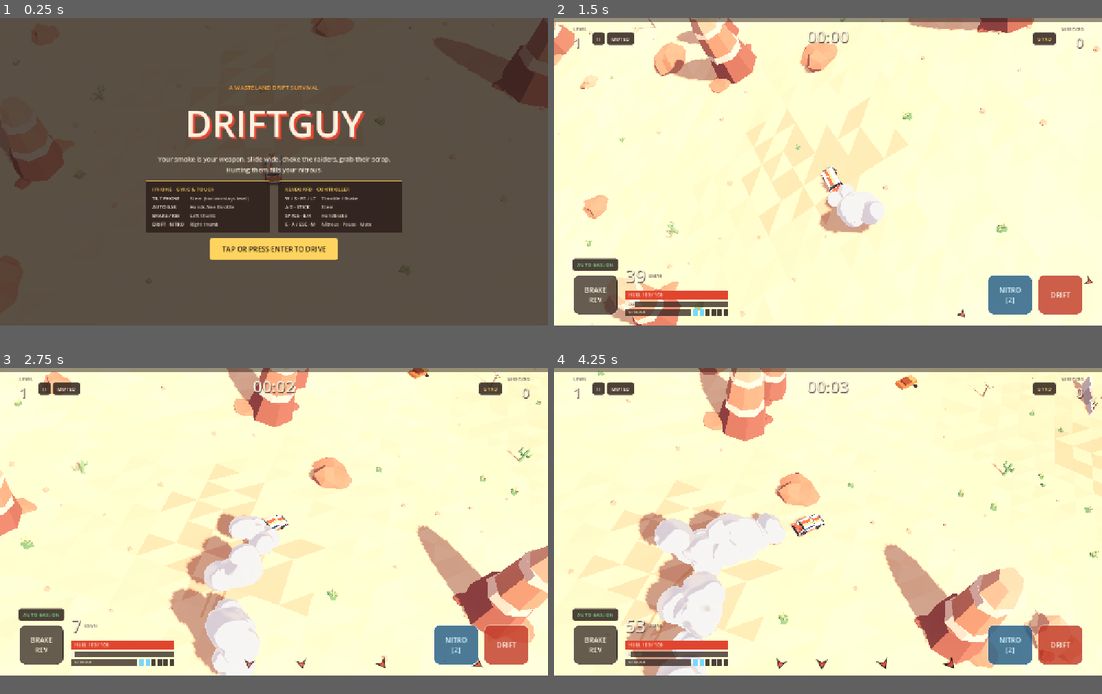
Above: before the commit, frames 1-4 (two rows, left to right).
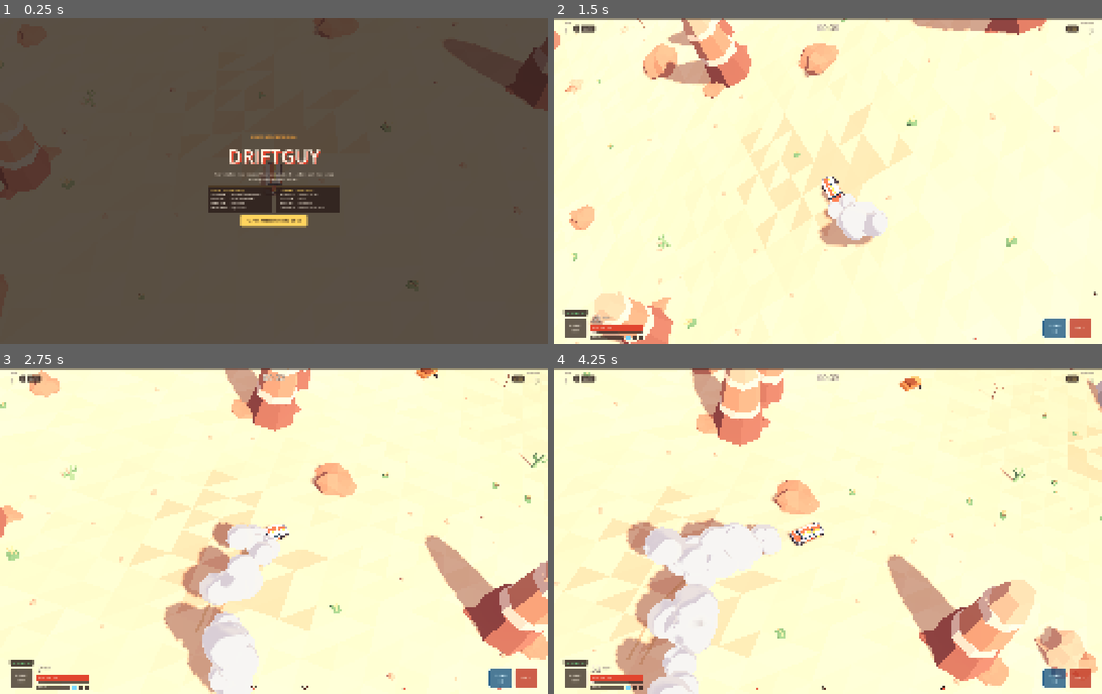
Above: after the commit, the same moments.

Repository: chikcne/driftguy
Game: Godot game, scene res://scenes/main.tscn
The game is run twice, just before and just after one commit, with the same random seed, the same clock (stepped at 60 frames per second) and the same inputs.
Inputs (mouse positions are in pixels of both pictures, inside the frame that each line leads up to):
- Up to frame 1 (0.25 s): no input
- Up to frame 2 (1.5 s): click "TAP OR PRESS ENTER TO DRIVE" at 0.5 s; tap Enter at 1.25 s; move the mouse to (948, 154) at 1.27 s; hold D from 1.28 s (still down); tap M at 1.35 s
- Up to frame 3 (2.75 s): tap Space at 1.52, 2.27 s; move the mouse to (164, 537) at 2.02 s; release D at 2.03 s; hold S from 2.03 s (still down); tap R at 2.1 s
- Up to frame 4 (4.25 s): move the mouse to (882, 452) at 2.77 s; release S at 2.78 s; hold D 2.78-3.53 s; tap Enter at 2.85 s; move the mouse to (800, 583) at 3.52 s; hold W from 3.53 s (still down); tap Keypad Enter at 3.6 s; tap Space at 3.77 s
In our replay, the window is 800x450 before the commit and 800x477 after it. These sizes can differ from the game's own. Grey fills any space a smaller window leaves; there, only what the larger window draws over its background counts as a difference.

The runs differ from the first frame. In frame 1, 11% of the frame differs, in the area x 0-100%, y 0-86%; in frame 2, 15%; in frame 3, 19%; in frame 4, 22%, in the area x 0-100%, y 0-100%.

Commit message:
Add obstacle avoidance for enemies
- Steer enemies around terrain and sturdy props
- Keep Akira slides clear of nearby obstacles
- Expand the game viewport to 2480×1480

Diff:
--- a/godot-proto/project.godot
+++ b/godot-proto/project.godot
@@ -22,8 +22,8 @@
 
 [display]
 
-window/size/viewport_width=1280
-window/size/viewport_height=720
+window/size/viewport_width=2480
+window/size/viewport_height=1480
 window/stretch/mode="canvas_items"
 window/stretch/aspect="expand"
 window/handheld/orientation="landscape"
--- a/godot-proto/scripts/enemies.gd
+++ b/godot-proto/scripts/enemies.gd
@@ -231,6 +231,8 @@
 	var ai_state: int = AI_SETUP
 	var ai_timer: float = 0.0
 	var ai_side: float = 1.0
+	var avoid_side: float = 0.0
+	var avoid_timer: float = 0.0
 	var pipe_state: int = PIPE_IDLE
 	var pipe_timer: float = 0.0
 	var pipe_cooldown: float = 0.0
@@ -565,6 +567,7 @@
 var _pipes: SimMath.InstanceBatch
 var _sample := SmokeSystem.SmokeSample.new()
 var _contact := World.Contact.new()
+var _avoid := World.AvoidanceResult.new()
 var _shove := LooseSystem.ShoveResult.new()
 var _harm_dealt := 0.0
 
@@ -753,7 +756,7 @@
 		else:
 			enemy.blind = maxf(0.0, enemy.blind - BLIND_FADE * dt)
 
-		_steer(enemy, dt, car, stats, on_akira)
+		_steer(enemy, dt, car, stats, world, on_akira)
 		enemy.x += enemy.vx * dt
 		enemy.z += enemy.vz * dt
 
@@ -764,6 +767,18 @@
 				enemy.vz -= into * _contact.nz * 1.2
 				if enemy.akira_timer > 0.0:
 					enemy.akira_timer = 0.0
+			# Commit to sliding around the obstacle tangent so enemies never stall nose-first on walls
+			var fx := sin(enemy.heading)
+			var fz := cos(enemy.heading)
+			var cross := _contact.nx * fz - _contact.nz * fx
+			var slide_side := -1.0 if cross >= 0.0 else 1.0
+			if enemy.avoid_timer <= 0.0:
+				enemy.avoid_side = slide_side
+			enemy.avoid_timer = maxf(enemy.avoid_timer, 0.75)
+			var tx := -_contact.nz * enemy.avoid_side
+			var tz := _contact.nx * enemy.avoid_side
+			enemy.vx += tx * 1.6
+			enemy.vz += tz * 1.6
 		world.shove(enemy, spec.radius, spec.mass, _shove)
 		_collide_with_car(enemy, car, stats, damage_scale, on_player_hit, on_bump, false)
 		if spec.kind == "bike":
@@ -1093,14 +1108,14 @@
 	)
 
 
-func _steer(enemy: Enemy, dt: float, car: CarBody, stats: Upgrades.Stats, on_akira: Callable = Callable()) -> void:
+func _steer(enemy: Enemy, dt: float, car: CarBody, stats: Upgrades.Stats, world: World, on_akira: Callable = Callable()) -> void:
 	if enemy.spec.kind == "bike":
-		_steer_bike(enemy, dt, car, stats, on_akira)
+		_steer_bike(enemy, dt, car, stats, world, on_akira)
 	else:
-		_steer_car(enemy, dt, car, stats)
-
-
-func _steer_car(enemy: Enemy, dt: float, car: CarBody, stats: Upgrades.Stats) -> void:
+		_steer_car(enemy, dt, car, stats, world)
+
+
+func _steer_car(enemy: Enemy, dt: float, car: CarBody, stats: Upgrades.Stats, world: World) -> void:
 	var spec := enemy.spec
 	enemy.ai_timer += dt
 
@@ -1176,16 +1191,27 @@
 				else:
 					enemy.ai_side = -enemy.ai_side
 
-	_drive_toward(enemy, dt, target_x, target_z, stats, speed_mult)
-
-
-func _steer_bike(enemy: Enemy, dt: float, car: CarBody, stats: Upgrades.Stats, on_akira: Callable = Callable()) -> void:
+	_drive_toward(enemy, dt, target_x, target_z, stats, world, speed_mult, enemy.ai_state == AI_CHARGE)
+
+
+func _steer_bike(enemy: Enemy, dt: float, car: CarBody, stats: Upgrades.Stats, world: World, on_akira: Callable = Callable()) -> void:
 	var spec := enemy.spec
 	enemy.ai_timer += dt
 
 	if enemy.akira_timer > 0.0:
-		_step_akira_slide(enemy, dt, stats)
-		return
+		var spd := sqrt(enemy.vx * enemy.vx + enemy.vz * enemy.vz)
+		if spd > 4.0 and enemy.blind < 0.45:
+			var vel_angle := atan2(enemy.vx, enemy.vz)
+			world.steer_around_obstacles(
+				enemy.x, enemy.z, vel_angle, vel_angle, spec.radius,
+				spd, spec.mass, spec.turn, 10.0, enemy.avoid_side, _avoid,
+			)
+			if _avoid.avoiding:
+				# Abort the slide early if sliding toward an obstacle so the bike can swerve clear
+				enemy.akira_timer = 0.0
+		if enemy.akira_timer > 0.0:
+			_step_akira_slide(enemy, dt, stats)
+			return
 
 	var pfx := sin(car.heading)
 	var pfz := cos(car.heading)
@@ -1248,23 +1274,30 @@
 		target_z += prz * (dodge_side * 10.0)
 
 	# Stylish Akira slide trigger: whip broadside on sharp reversals, dodges, or post-pass peel-outs
-	if enemy.akira_cooldown <= 0.0 and enemy.blind < 0.35 and enemy.reel < 0.25 and enemy.pipe_state != PIPE_WINDUP and distance < AKIRA_VISIBLE_RANGE:
+	# Only trigger when not actively weaving around an obstacle
+	if enemy.akira_cooldown <= 0.0 and enemy.avoid_timer <= 0.0 and enemy.blind < 0.35 and enemy.reel < 0.25 and enemy.pipe_state != PIPE_WINDUP and distance < AKIRA_VISIBLE_RANGE:
 		var spd := sqrt(enemy.vx * enemy.vx + enemy.vz * enemy.vz)
 		if spd >= AKIRA_MIN_SPEED:
 			var vel_angle := atan2(enemy.vx, enemy.vz)
 			var desired := atan2(target_x - enemy.x, target_z - enemy.z)
 			var turn_err := SimMath.wrap_angle(desired - vel_angle)
-			if absf(turn_err) >= AKIRA_MIN_TURN_ERR:
-				_begin_akira_slide(enemy, signf(turn_err), on_akira)
-				_step_akira_slide(enemy, dt, stats)
-				return
-			if just_peeled and spd >= 16.0 and randf() < 0.62:
-				var peel_dir := enemy.ai_side if (distance < 8.5 and along > 0.0) else (signf(turn_err) if absf(turn_err) > 0.25 else enemy.ai_side)
-				_begin_akira_slide(enemy, peel_dir, on_akira)
-				_step_akira_slide(enemy, dt, stats)
-				return
-
-	_drive_toward(enemy, dt, target_x, target_z, stats, speed_mult)
+			var can_slide := absf(turn_err) >= AKIRA_MIN_TURN_ERR or (just_peeled and spd >= 16.0 and randf() < 0.62)
+			if can_slide:
+				# Verify clear space ahead before committing to a broadside slide
+				world.steer_around_obstacles(
+					enemy.x, enemy.z, vel_angle, vel_angle, spec.radius,
+					spd, spec.mass, spec.turn, 12.0, 0.0, _avoid,
+				)
+				if not _avoid.avoiding:
+					if absf(turn_err) >= AKIRA_MIN_TURN_ERR:
+						_begin_akira_slide(enemy, signf(turn_err), on_akira)
+					else:
+						var peel_dir := enemy.ai_side if (distance < 8.5 and along > 0.0) else (signf(turn_err) if absf(turn_err) > 0.25 else enemy.ai_side)
+						_begin_akira_slide(enemy, peel_dir, on_akira)
+					_step_akira_slide(enemy, dt, stats)
+					return
+
+	_drive_toward(enemy, dt, target_x, target_z, stats, world, speed_mult, false)
 
 
 func _begin_akira_slide(enemy: Enemy, dir: float, on_akira: Callable) -> void:
@@ -1475,17 +1508,68 @@
 	enemy.track_intensities[slot] = intensity
 
 
-func _drive_toward(enemy: Enemy, dt: float, target_x: float, target_z: float, stats: Upgrades.Stats, speed_mult: float) -> void:
+func _drive_toward(
+	enemy: Enemy,
+	dt: float,
+	target_x: float,
+	target_z: float,
+	stats: Upgrades.Stats,
+	world: World,
+	speed_mult: float,
+	charging_target: bool,
+) -> void:
 	var spec := enemy.spec
 	var loose := maxf(enemy.blind, enemy.reel) * spec.sway
-	var desired := atan2(target_x - enemy.x, target_z - enemy.z) + sin(enemy.sway_phase) * SWAY_ANGLE * loose
+	var tdx := target_x - enemy.x
+	var tdz := target_z - enemy.z
+	var target_dist := sqrt(tdx * tdx + tdz * tdz)
+	var base_desired := atan2(tdx, tdz)
+	var avoid_speed := 1.0
+	var is_avoiding := false
+
+	# Clear-sighted enemies actively steer around rocks, walls, outposts, barrels, and sturdy trees;
+	# smoke-blinded enemies lose obstacle awareness and can crash into terrain
+	var sight := clampf(1.0 - enemy.blind * 1.6, 0.0, 1.0)
+	if sight > 0.05:
+		var cur_spd := sqrt(enemy.vx * enemy.vx + enemy.vz * enemy.vz)
+		var look_cap := target_dist + 1.0 if charging_target else 999.0
+		var prev_side := enemy.avoid_side if enemy.avoid_timer > 0.0 else 0.0
+		world.steer_around_obstacles(
+			enemy.x,
+			enemy.z,
+			enemy.heading,
+			base_desired,
+			spec.radius,
+			maxf(cur_spd, spec.speed * 0.6),
+			spec.mass,
+			spec.turn,
+			look_cap,
+			prev_side,
+			_avoid,
+		)
+		if _avoid.avoiding:
+			is_avoiding = true
+			var steer_delta := SimMath.wrap_angle(_avoid.heading - base_desired)
+			base_desired = SimMath.wrap_angle(base_desired + steer_delta * sight)
+			avoid_speed = lerpf(1.0, _avoid.speed_factor, sight)
+			enemy.avoid_side = _avoid.side_bias
+			enemy.avoid_timer = 0.65
+		else:
+			enemy.avoid_timer = maxf(0.0, enemy.avoid_timer - dt)
+			if enemy.avoid_timer <= 0.0:
+				enemy.avoid_side = 0.0
+	else:
+		enemy.avoid_timer = maxf(0.0, enemy.avoid_timer - dt)
+
+	var desired := base_desired + sin(enemy.sway_phase) * SWAY_ANGLE * loose
 	var err := SimMath.wrap_angle(desired - enemy.heading)
-	var turn := spec.turn * dt * (1.0 - REEL_STEER_LOSS * enemy.reel)
+	var turn_boost := 1.25 if is_avoiding and sight > 0.5 else 1.0
+	var turn := spec.turn * turn_boost * dt * (1.0 - REEL_STEER_LOSS * enemy.reel)
 	enemy.heading += clampf(err, -turn, turn)
 
 	var fx := sin(enemy.heading)
 	var fz := cos(enemy.heading)
-	var cap := spec.speed * speed_mult
+	var cap := spec.speed * speed_mult * avoid_speed
 	if enemy.blind_timer > 0.0:
 		cap *= BLINDED_SPEED_FACTOR
 	if enemy.slow_timer > 0.0:
--- a/godot-proto/scripts/world.gd
+++ b/godot-proto/scripts/world.gd
@@ -38,6 +38,27 @@
 	var hit: bool = false
 	var nx: float = 0.0
 	var nz: float = 0.0
+
+
+class AvoidanceResult:
+	extends RefCounted
+	var heading: float = 0.0
+	var speed_factor: float = 1.0
+	var side_bias: float = 0.0
+	var avoiding: bool = false
+
+
+const AVOID_ANGLES := [
+	0.0,
+	0.22, -0.22,
+	0.45, -0.45,
+	0.72, -0.72,
+	1.05, -1.05,
+	1.45, -1.45,
+	1.90, -1.90,
+	2.35, -2.35,
+]
+const AVOID_MAX_OBS := 48
 
 
 class BreakableBarrel:
@@ -119,12 +140,18 @@
 var _center_cx := 999999
 var _center_cz := 999999
 var _resolve_callable: Callable
+var _avoid_obs_x := PackedFloat32Array()
+var _avoid_obs_z := PackedFloat32Array()
+var _avoid_obs_r := PackedFloat32Array()
 
 
 func setup(shared_material: StandardMaterial3D) -> void:
 	_material = shared_material
 	_props = Props.build_props()
 	_resolve_callable = Callable(self, "_resolve_obstruction")
+	_avoid_obs_x.resize(AVOID_MAX_OBS)
+	_avoid_obs_z.resize(AVOID_MAX_OBS)
+	_avoid_obs_r.resize(AVOID_MAX_OBS)
 
 	for prop_name: String in _props.keys():
 		var prop: Props.PropDef = _props[prop_name]
@@ -352,6 +379,162 @@
 	out.nz = c.nz
 
 
+func steer_around_obstacles(
+	x: float,
+	z: float,
+	heading: float,
+	desired_heading: float,
+	radius: float,
+	speed: float,
+	mass: float,
+	turn_rate: float,
+	target_dist: float,
+	prev_side: float,
+	out: AvoidanceResult,
+) -> AvoidanceResult:
+	out.heading = desired_heading
+	out.speed_factor = 1.0
+	out.side_bias = prev_side
+	out.avoiding = false
+
+	var turn_pad := clampf(speed / maxf(0.6, turn_rate) * 0.25, 0.0, 7.0)
+	var base_look := clampf(radius * 2.5 + speed * 0.5 + turn_pad, 9.0, 26.0)
+	var lookahead := minf(base_look, maxf(radius + 1.5, target_dist))
+
+	var dfx := sin(desired_heading)
+	var dfz := cos(desired_heading)
+	var cfx := sin(heading)
+	var cfz := cos(heading)
+
+	var end_x1 := x + dfx * lookahead
+	var end_z1 := z + dfz * lookahead
+	var end_x2 := x + cfx * (lookahead * 0.75)
+	var end_z2 := z + cfz * (lookahead * 0.75)
+	var pad := radius + 5.0
+	var min_x := int(floor((minf(x, minf(end_x1, end_x2)) - pad) / COLLIDER_CELL))
+	var max_x := int(floor((maxf(x, maxf(end_x1, end_x2)) + pad) / COLLIDER_CELL))
+	var min_z := int(floor((minf(z, minf(end_z1, end_z2)) - pad) / COLLIDER_CELL))
+	var max_z := int(floor((maxf(z, maxf(end_z1, end_z2)) + pad) / COLLIDER_CELL))
+
+	var obs_count := 0
+	var root_hold_limit := mass * maxf(speed, 12.0) * 0.58
+	var max_range_sq := (lookahead + pad) * (lookahead + pad)
+
+	for gz in range(min_z, max_z + 1):
+		for gx in range(min_x, max_x + 1):
+			var key := Vector2i(gx, gz)
+			if _collider_grid.has(key):
+				var bucket: Array = _collider_grid[key]
+				for col: Collider in bucket:
+					if col.barrel != null and col.barrel.destroyed:
+						continue
+					var rx := col.x - x
+					var rz := col.z - z
+					if rx * rx + rz * rz > max_range_sq:
+						continue
+					if obs_count < AVOID_MAX_OBS:
+						var extra := 1.35 if col.barrel != null else 0.9
+						_avoid_obs_x[obs_count] = rx
+						_avoid_obs_z[obs_count] = rz
+						_avoid_obs_r[obs_count] = col.r + radius + extra
+						obs_count += 1
+			if _rooted_grid.has(key):
+				var rbucket: Array = _rooted_grid[key]
+				for plant: Rooted in rbucket:
+					if not plant.alive or plant.hold <= 0.0:
+						continue
+					# Heavy vehicles plow through weak plants; lighter ones steer around trees/cacti that bounce them
+					if plant.hold < root_hold_limit:
+						continue
+					var rx := plant.x - x
+					var rz := plant.z - z
+					if rx * rx + rz * rz > max_range_sq:
+						continue
+					if obs_count < AVOID_MAX_OBS:
+						_avoid_obs_x[obs_count] = rx
+						_avoid_obs_z[obs_count] = rz
+						_avoid_obs_r[obs_count] = plant.r + radius + 0.75
+						obs_count += 1
+
+	if obs_count == 0:
+		return out
+
+	# Fast path: if both the desired heading and immediate current heading are completely clear, keep going
+	var desired_free := _ray_free_dist(dfx, dfz, lookahead, obs_count)
+	var current_free := _ray_free_dist(cfx, cfz, lookahead * 0.65, obs_count)
+	if desired_free >= lookahead - 0.01 and current_free >= lookahead * 0.65 - 0.01:
+		return out
+
+	out.avoiding = true
+
+	var best_heading := desired_heading
+	var best_score := -INF
+	var best_free := 0.0
+	var best_offset := 0.0
+
+	for offset: float in AVOID_ANGLES:
+		var cand := SimMath.wrap_angle(desired_heading + offset)
+		var ux := sin(cand)
+		var uz := cos(cand)
+		var free_d := _ray_free_dist(ux, uz, lookahead, obs_count)
+		var clear_ratio := free_d / lookahead
+		var goal_align := cos(offset)
+		var turn_diff := absf(SimMath.wrap_angle(cand - heading))
+		var heading_align := cos(turn_diff)
+
+		var side_bonus := 0.0
+		if prev_side != 0.0 and offset != 0.0 and (offset * prev_side > 0.0):
+			side_bonus = 0.28
+
+		# Strongly prioritize unobstructed rays; among clear rays pick the one closest to the goal & current heading
+		var score := clear_ratio * 3.6 + goal_align * 1.15 + heading_align * 0.55 + side_bonus
+		if free_d >= lookahead - 0.01:
+			score += 0.9
+		if score > best_score:
+			best_score = score
+			best_heading = cand
+			best_free = free_d
+			best_offset = offset
+
+	out.heading = best_heading
+	if absf(best_offset) > 0.05:
+		out.side_bias = signf(best_offset)
+	elif prev_side == 0.0:
+		out.side_bias = 1.0 if SimMath.wrap_angle(best_heading - heading) >= 0.0 else -1.0
+
+	# Slow down smoothly when forced into a sharp turn or close to an obstacle
+	var turn_need := absf(SimMath.wrap_angle(best_heading - heading))
+	var tight := clampf(best_free / maxf(4.0, lookahead * 0.55), 0.35, 1.0)
+	var turn_slow := clampf(1.0 - maxf(0.0, turn_need - 0.55) * 0.38, 0.45, 1.0)
+	out.speed_factor = minf(tight, turn_slow)
+	return out
+
+
+func _ray_free_dist(ux: float, uz: float, max_dist: float, obs_count: int) -> float:
+	var best := max_dist
+	for i in obs_count:
+		var rx := _avoid_obs_x[i]
+		var rz := _avoid_obs_z[i]
+		var r := _avoid_obs_r[i]
+		var r_sq := r * r
+		var dist_sq := rx * rx + rz * rz
+		var proj := rx * ux + rz * uz
+		if dist_sq < r_sq:
+			# Already inside safety margin: block rays heading deeper into the obstacle, allow escape rays
+			if proj > -0.15:
+				return 0.0
+			continue
+		if proj <= 0.0 or proj - r >= best:
+			continue
+		var perp_sq := dist_sq - proj * proj
+		if perp_sq >= r_sq:
+			continue
+		var hit_d := proj - sqrt(r_sq - perp_sq)
+		if hit_d < best:
+			best = maxf(0.0, hit_d)
+	return best
+
+
 func _pick_scatter(rng: SimMath.SeededRng) -> String:
 	var roll := rng.next() * SCATTER_TOTAL
 	for entry in SCATTER_TABLE:
